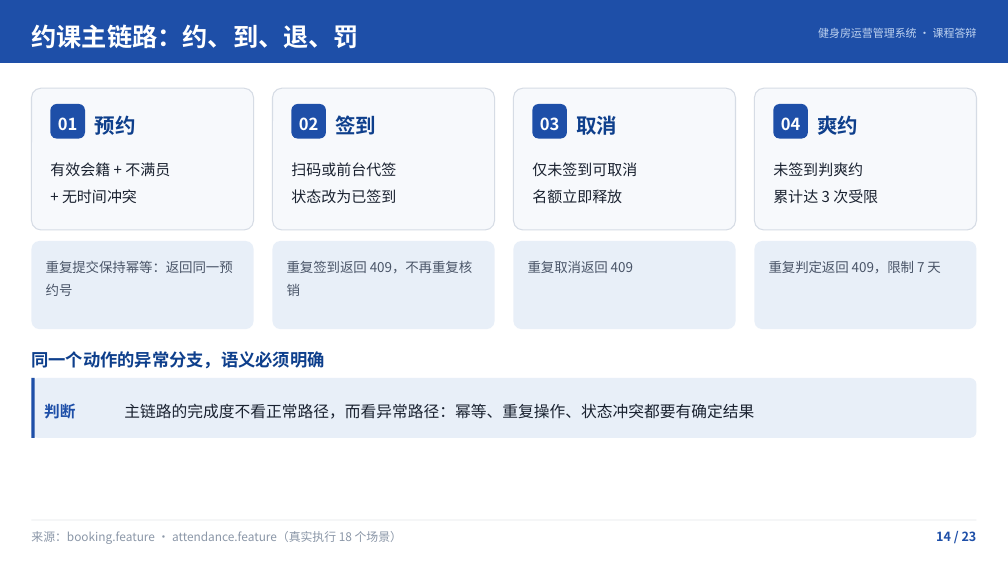
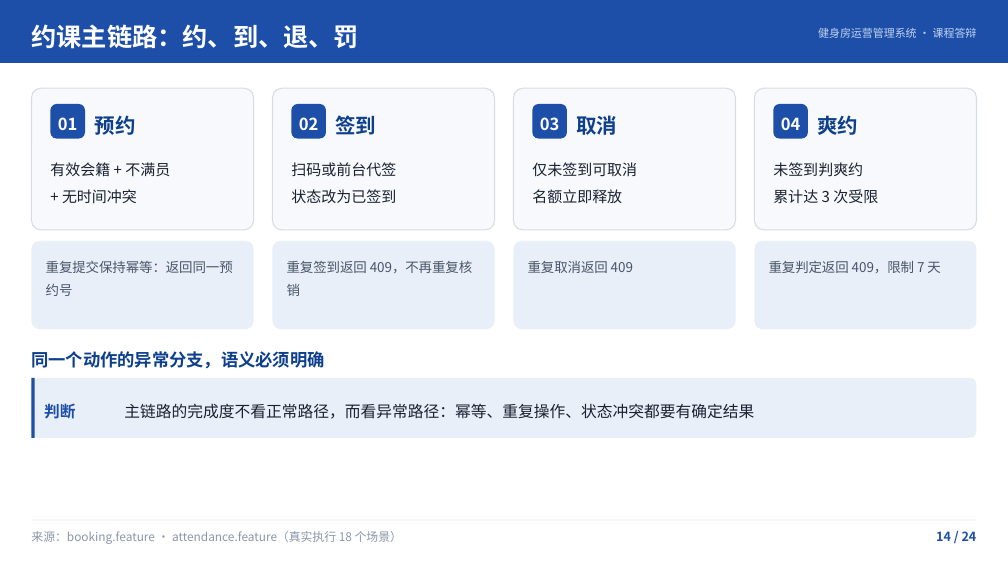
Before and after one commit to site73/gym-management, a slide deck: slide 14 of 10-展示汇报/健身房运营管理系统答辩/健身房运营管理系统答辩.pptx. Drawn at 1008x567 pixels with LibreOffice and Linux fonts; fonts in the diff are those of the drawing. Boxes give left, top, right and bottom in pixels: in the first picture for what was removed or moved away, otherwise in the second. Text is boxed around its words. In the diff, an @@ line names an element or a change of style, - is before the commit and + after.

```diff
--- a/10-展示汇报/健身房运营管理系统答辩/健身房运营管理系统答辩.pptx
+++ b/10-展示汇报/健身房运营管理系统答辩/健身房运营管理系统答辩.pptx
@@ text at (x1=936, y1=531, x2=977, y2=541): text changed @@
-14 / 23
+14 / 24
```
Also in this commit, not shown: 18 other slides changed, 2 slides added, 1 slide removed, 7 other files.
